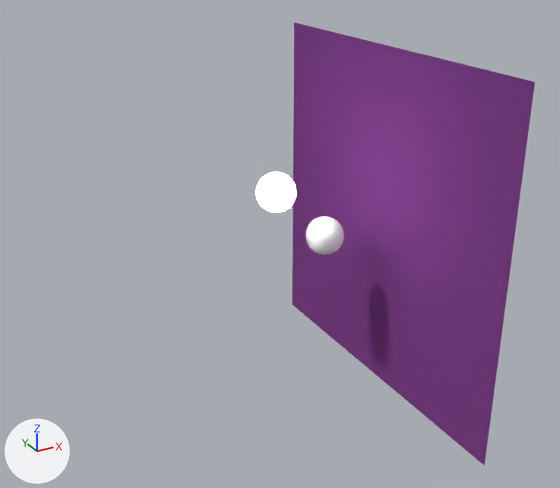
A saved change to the Blender file scenes/c-in/c-in.blend.
The view is the same before and after, from a camera (50 mm lens) standing at (-24.3, -38.2, 19.2) and looking at (-3.6, -0.6, 0.4). Arrows for +X, +Y and +Z are at lower left; the lights stay in place.
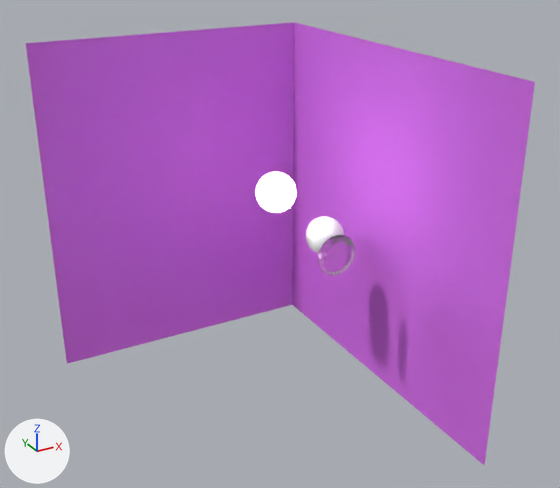
Edits to the bpy script that builds the scene:
```text
Change mat_white:
    mat_white.base_color: (0.215, 0.0542, 0.257) -> (0.675, 0.17, 0.807)  # purple #80428b -> purple #d673e8
Add mat_material:
    mat_material = bpy.data.materials.new('Material')
    mat_material.use_nodes = True; mat_material.node_tree.nodes.clear()
    _N = mat_material.node_tree.nodes; _L = mat_material.node_tree.links
    n0 = _N.new('ShaderNodeOutputMaterial'); n0.name = 'Material Output'
    n1 = _N.new('ShaderNodeBsdfGlass'); n1.name = 'Glass BSDF'
    n1.distribution = 'BECKMANN'
    n1.inputs[1].default_value = 0.2  # 'Roughness'
    n1.inputs[2].default_value = 1.45  # 'IOR'
    _L.new(n1.outputs[0], n0.inputs[0])  # 'BSDF' to 'Surface'
Change me_plane_001:
    where me_plane_001.from_pydata(...)  # 4 vertices, 2 faces; spans x -2.85..2.87, y -2.89..2.89, z 0.0
    used by ob_right_001; location = (4.3, 0.0, 0.0); rotation_euler = (0.0, 1.571, 0.0), in degrees (0, 90, 0); scale = (4.0, 4.0, 4.0)
    verts and faces of me_plane_001; kept vertices keep their numbers, new ones are numbered from 4
    before: 2 (-2.85, 2.89, 0.0) at pixel (294, 22), 3 (2.87, 2.89, 0.0) at pixel (292, 304)
    me_plane_001 part 1
    add verts[4] = (-2.85, 2.89, -4.71)  # pixel (25, 43)
    add verts[5] = (2.87, 2.89, -4.71)  # pixel (66, 363)
    add faces += [(2, 3, 5), (2, 5, 4)]
Add me_sphere:
    me_sphere.from_pydata(...)  # 1538 vertices, 3072 faces; spans x -1.28..1.28, y -0.5..0.5, z -1.28..1.28
    me_sphere.polygons.foreach_set('use_smooth', [True] * 3072)
    me_sphere.materials.append(mat_material)
Add ob_sphere_002:
    ob_sphere_002 = bpy.data.objects.new('Sphere.002', me_sphere)
    ob_sphere_002.location = (-0.89, -2.78, -0.07)
```

Boxes (x1, y1, x2, y2) around the edits, measured in the pictures (560 x 488 px):
'right.001', recoloured, reshaped (109% wider): before (292, 22, 535, 465); after (26, 22, 535, 465)
'Sphere.002', added: after (318, 235, 355, 275)
part 1 of me_plane_001, added (purple): after (26, 22, 294, 364)
